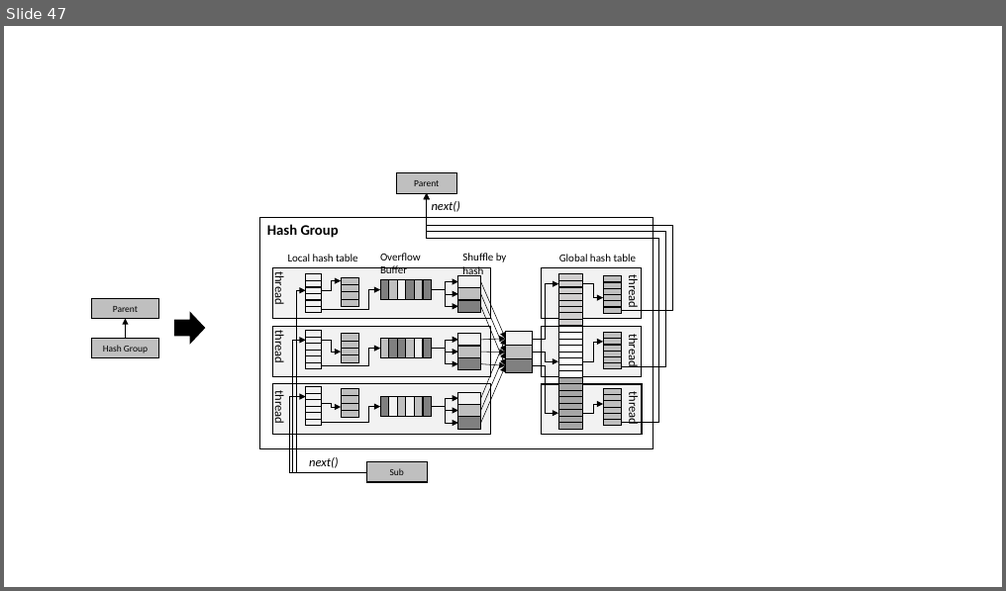
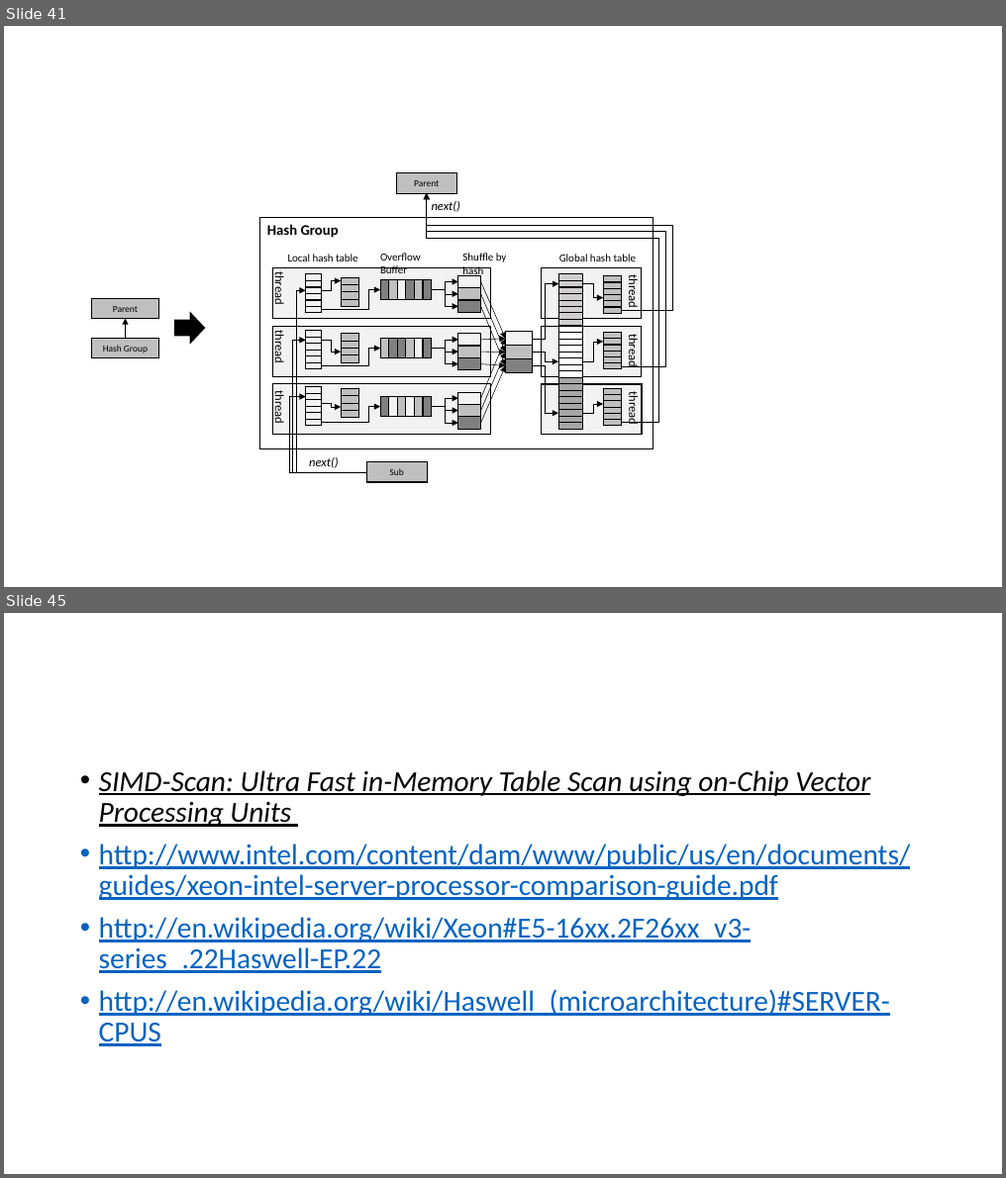
Before and after one commit to scott-zgeng/thor, a slide deck: doc/thor architecture.pptx. Shown one above the other, each under a label of ours: slide 47 before the commit, slides 41 and 45 after it; the slides between them are not shown. The pictures are 1006x591 and 1006x1178 pixels, drawn with LibreOffice and Linux fonts; fonts in the diff are those of the drawing. Boxes give left, top, right and bottom in pixels: in the first picture for what was removed or moved away, otherwise in the second. Text is boxed around its words. In the diff, an @@ line names an element or a change of style, - is before the commit and + after.

```diff
--- a/doc/thor architecture.pptx
+++ b/doc/thor architecture.pptx
@@ slide 45 added at box(4, 613, 1002, 1174), background #FFFFFF @@
@@ text added at box(99, 770, 911, 1047), 28 pt, text #0563C1, underline @@
+• SIMD-Scan: Ultra Fast in-Memory Table Scan using on-Chip Vector Processing Units
+• http://www.intel.com/content/dam/www/public/us/en/documents/guides/xeon-intel-server-processor-comparison-guide.pdf
+• http://en.wikipedia.org/wiki/Xeon#E5-16xx.2F26xx_v3-series_.22Haswell-EP.22
+• http://en.wikipedia.org/wiki/Haswell_(microarchitecture)#SERVER-CPUS
@@ what was slide 47 is now slide 41 @@
```
Also in this commit, not shown: 10 slides changed, 2 other slides added, 6 slides removed, 1 other file.
